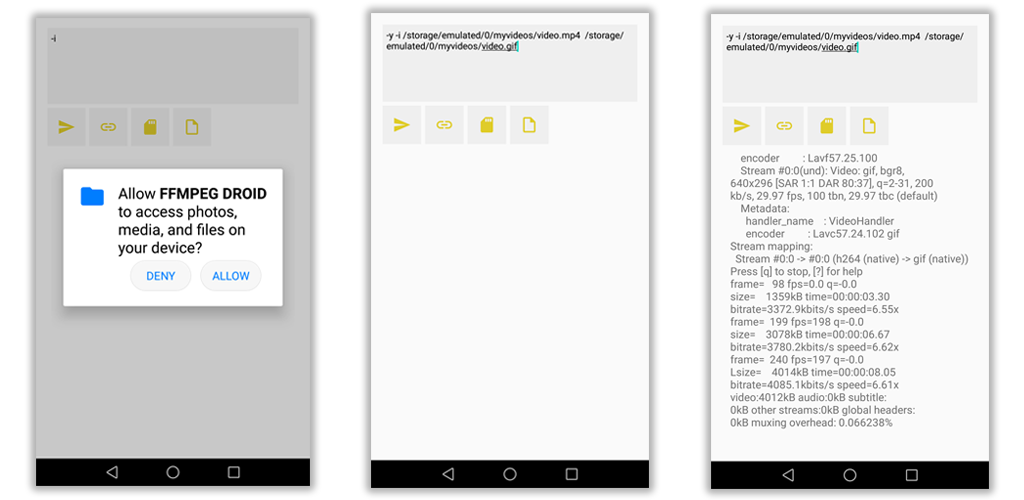
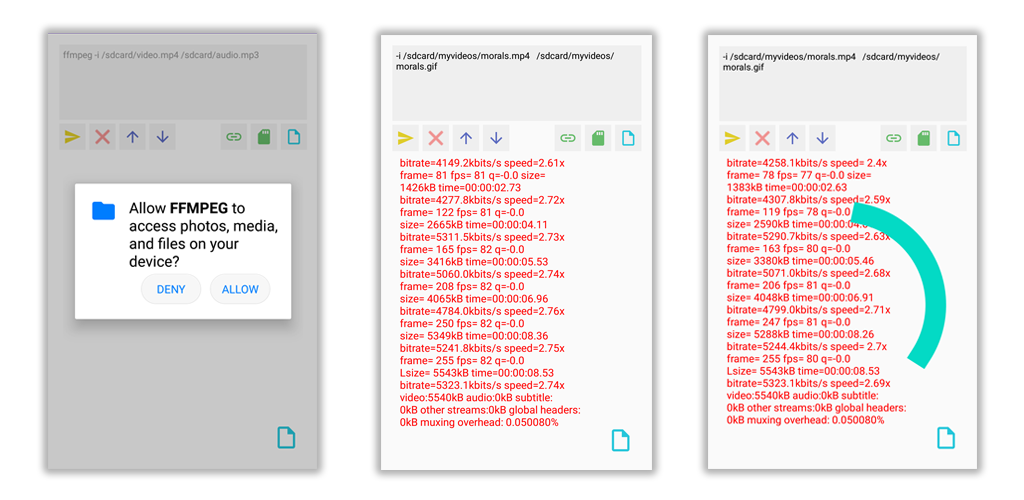
Layers edited between the first and the second 1024x500 image:
removed layer "Layer 2" over [36, 13, 989, 489]
added layer "Layer 5" above "Layer 4" over [708, 35, 977, 469]
added layer "Layer 4" above "Layer 3" over [381, 35, 652, 470]
added layer "Layer 3" above "Layer 0" over [48, 33, 317, 469]
